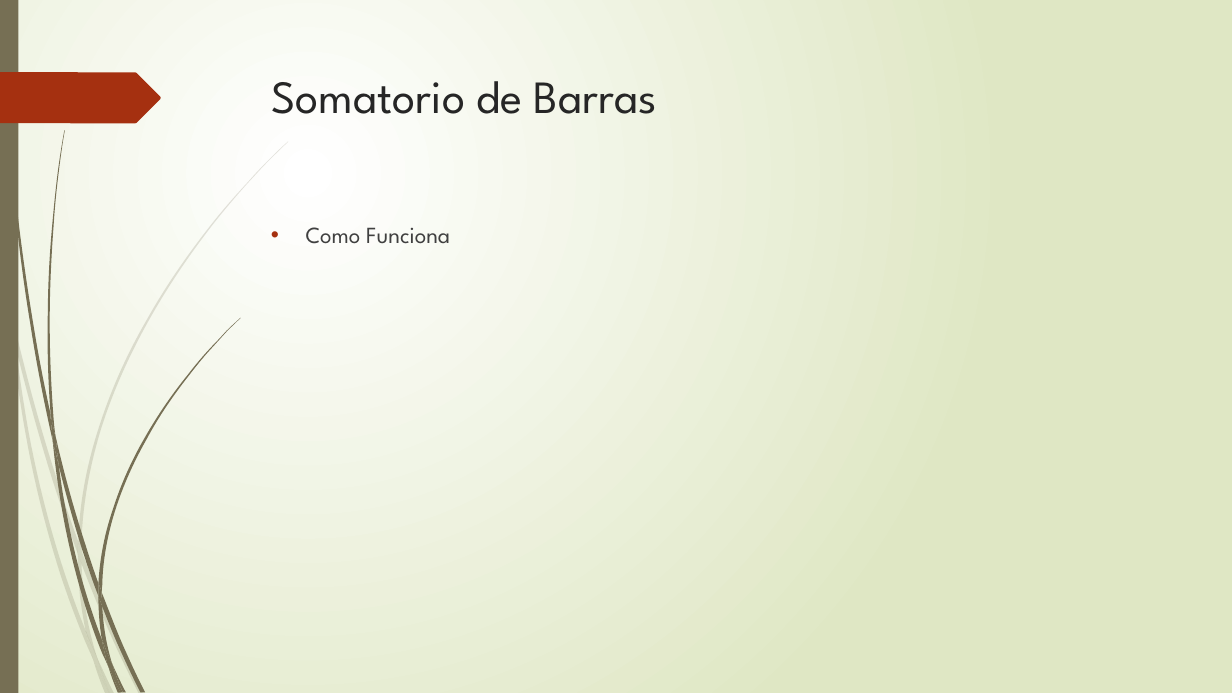
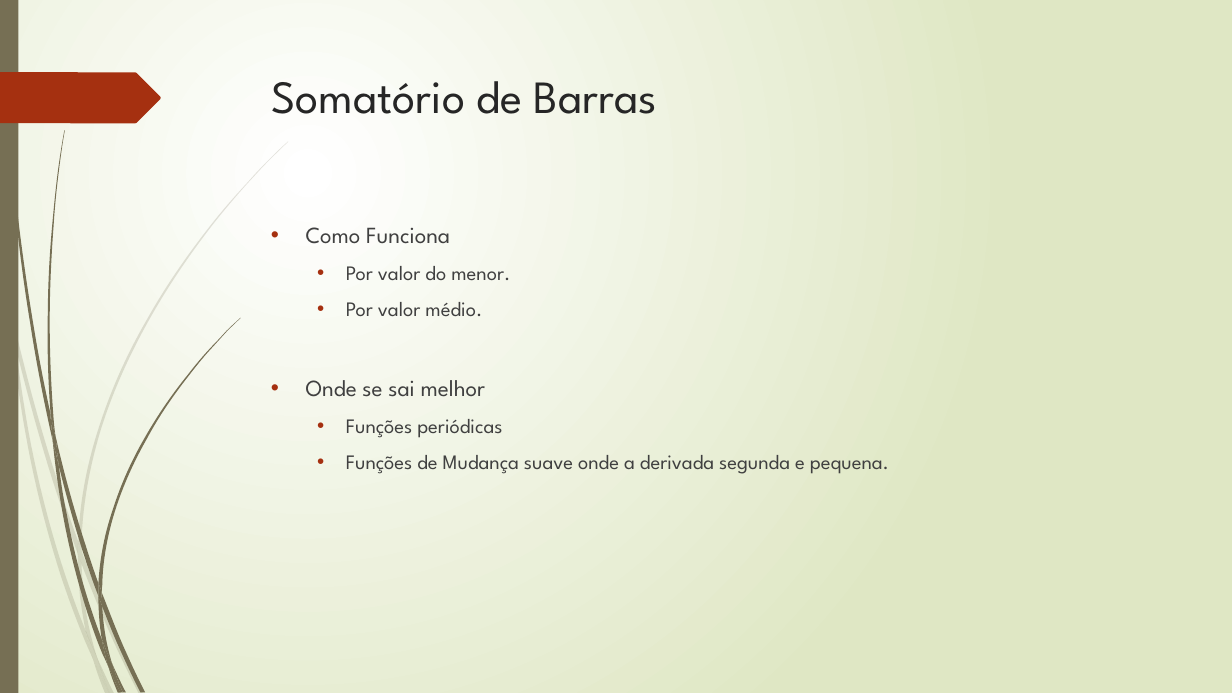
Before and after one commit to sandoval/mag1, a slide deck: slide 6 of Apresentaçao/Vitor/Integral Computacional.pptx (slide 7 before the commit). Drawn at 1232x693 pixels with LibreOffice and Linux fonts; fonts in the diff are those of the drawing. Boxes give left, top, right and bottom in pixels: in the first picture for what was removed or moved away, otherwise in the second. Text is boxed around its words. In the diff, an @@ line names an element or a change of style, - is before the commit and + after.

```diff
--- a/Apresentaçao/Vitor/Integral Computacional.pptx
+++ b/Apresentaçao/Vitor/Integral Computacional.pptx
@@ title at (x1=271, y1=81, x2=657, y2=114): text changed @@
-Somatorio de Barras
+Somatório de Barras
@@ text at (x1=306, y1=266, x2=889, y2=474): paragraphs added @@
+  • Por valor do menor.
+  • Por valor médio.
+• Onde se sai melhor
+  • Funções periódicas
+  • Funções de Mudança suave onde a derivada segunda e pequena.
```
Also in this commit, not shown: 3 other slides changed, 5 slides removed.
